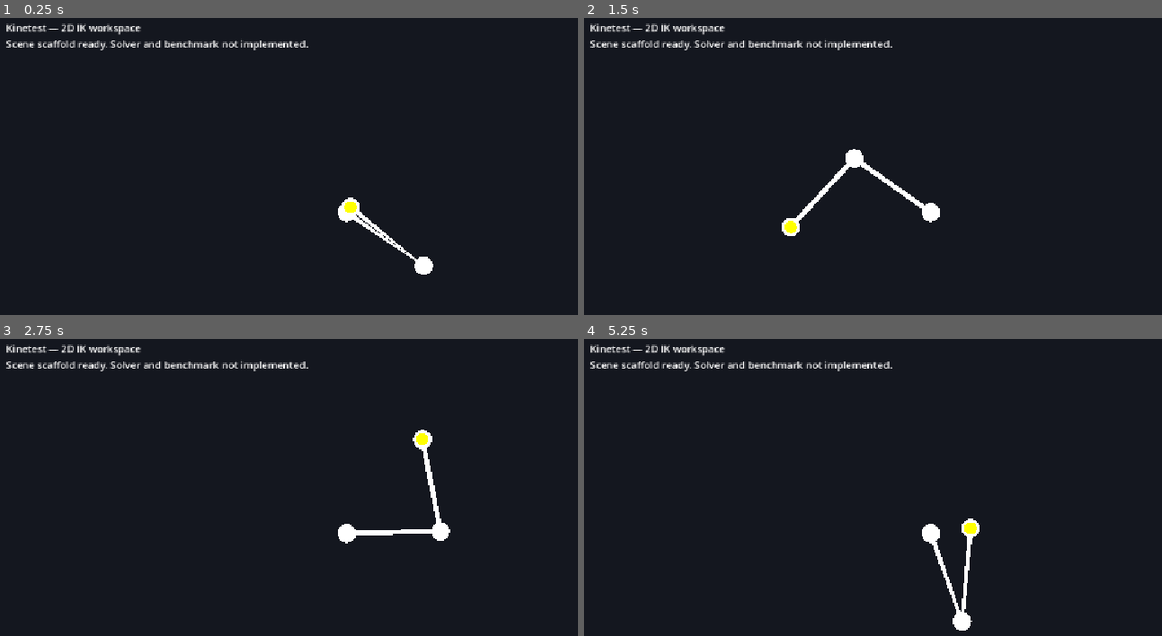
Above: before the commit, frames 1-4 (two rows, left to right).
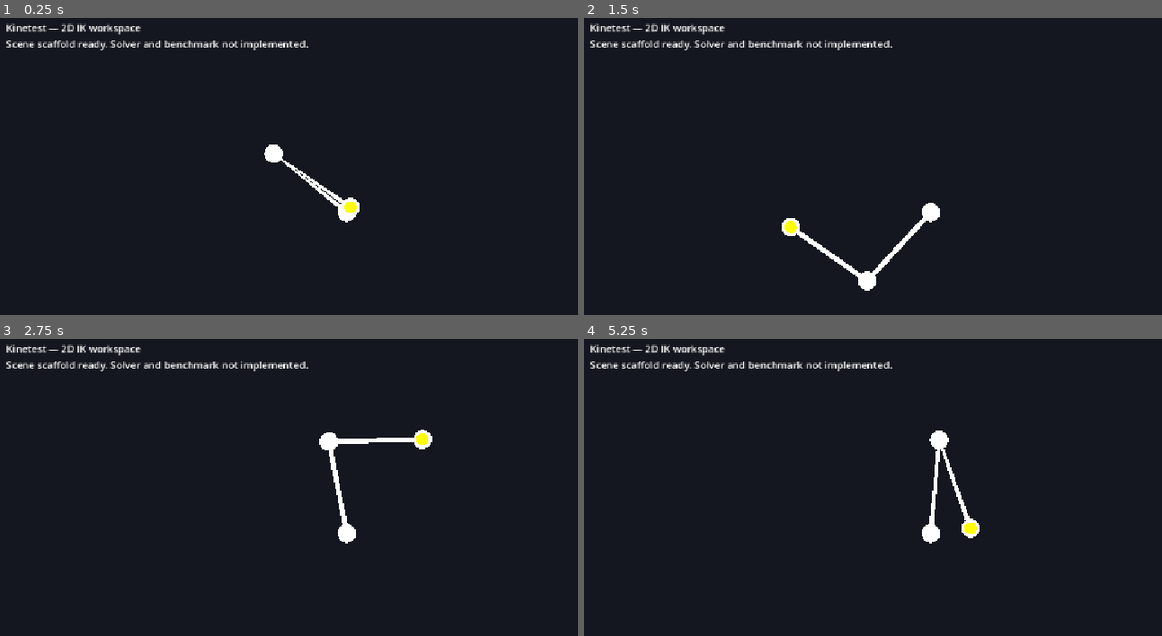
Above: after the commit, the same moments.

Repository: ben256dev/kinetest
Game: Godot game, scene res://scenes/main.tscn
Same seed, same stepped clock (60 frames per second), same inputs: the game is played once before the commit and once after it.
Inputs (mouse positions are in pixels of both pictures, inside the frame that each line leads up to):
- Up to frame 1 (0.25 s): no input
- Up to frame 2 (1.5 s): tap Enter at 0.5 s; move the mouse to (1092, 187) at 0.52 s; tap Space at 1.25 s; move the mouse to (792, 228) at 1.27 s
- Up to frame 3 (2.75 s): tap Enter at 2 s; move the mouse to (421, 439) at 2.02 s
- Up to frame 4 (5.25 s): tap Space at 2.75, 4.25 s; move the mouse to (896, 609) at 2.77 s; tap Enter at 3.5 s; move the mouse to (1150, 588) at 3.52 s; move the mouse to (716, 466) at 4.27 s; move the mouse to (971, 529) at 5.02 s

The runs differ from the first frame. In frame 1, 0.8% of the frame differs, in the area x 45-75%, y 42-87%; in frame 2, 1.2%, in the area x 36-60%, y 44-92%; in frame 3, 1.2%; in frame 4, 1.0%.

Commit message:
allow flipping of orientation

Diff:
--- a/godot/scenes/templates/two_link_limb.tscn
+++ b/godot/scenes/templates/two_link_limb.tscn
@@ -6,6 +6,7 @@
 script = ExtResource("1_7obil")
 r = 150.0
 R = 150.0
+flip_orientation = true
 line_width = 8.0
 joint_radius = 15.0
 target_radius = 10.0
--- a/godot/scripts/limb.gd
+++ b/godot/scripts/limb.gd
@@ -8,6 +8,7 @@
 @export_group("Limb Parameters")
 @export var r: float = 100
 @export var R: float = 100
+@export var flip_orientation: bool = false
 
 @export_group("Drawing")
 @export var line_color: Color = Color.WHITE
@@ -51,7 +52,7 @@
 
 	var d: float = sqrt(_n)
 	var x: float = (_n + r ** 2 - R ** 2) / (2.0 * d)
-	var y: float = sqrt(r ** 2 - x ** 2)
+	var y: float = sqrt(r ** 2 - x ** 2) * (-1.0 if flip_orientation else 1.0)
 
 	var U: Vector2 = _u / d
 
